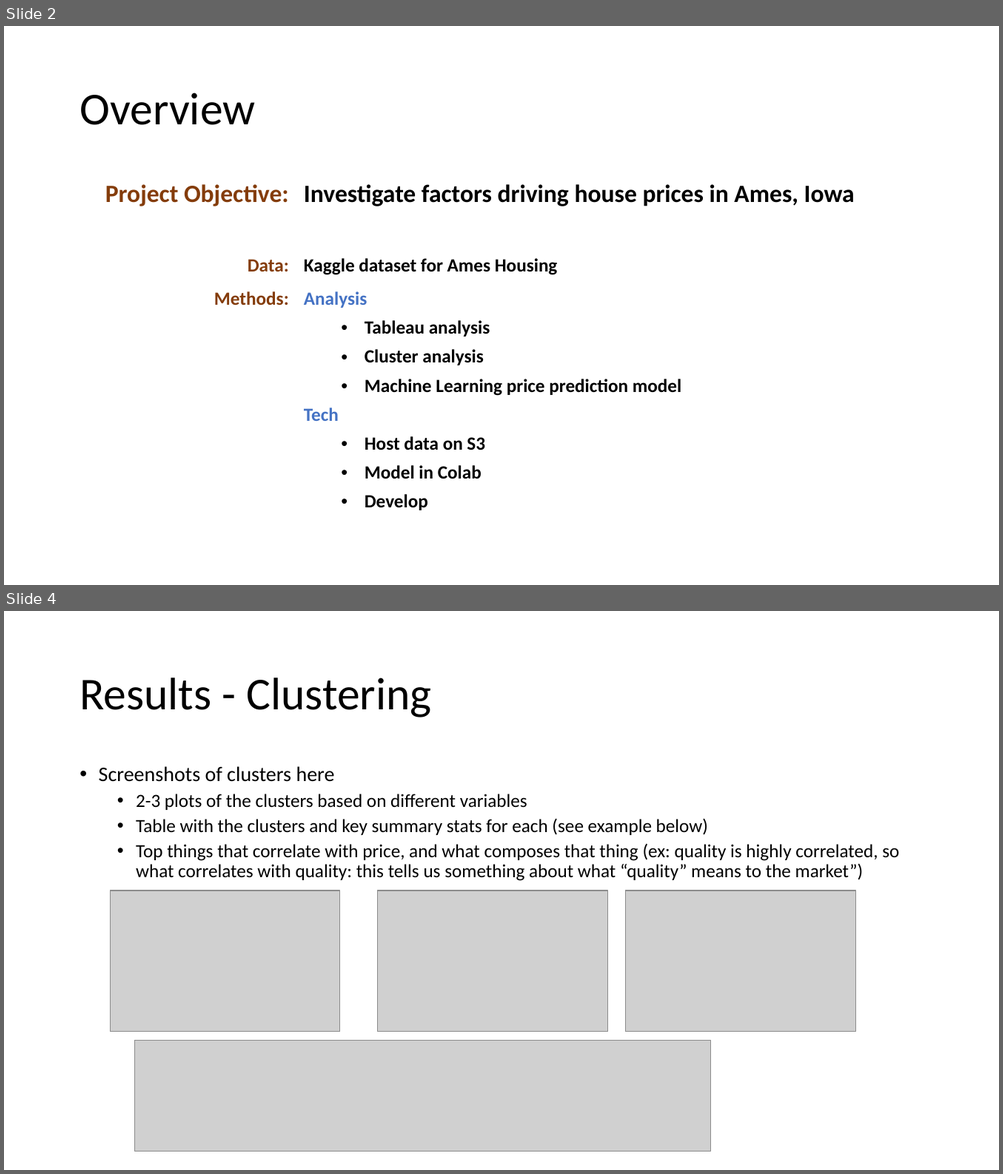
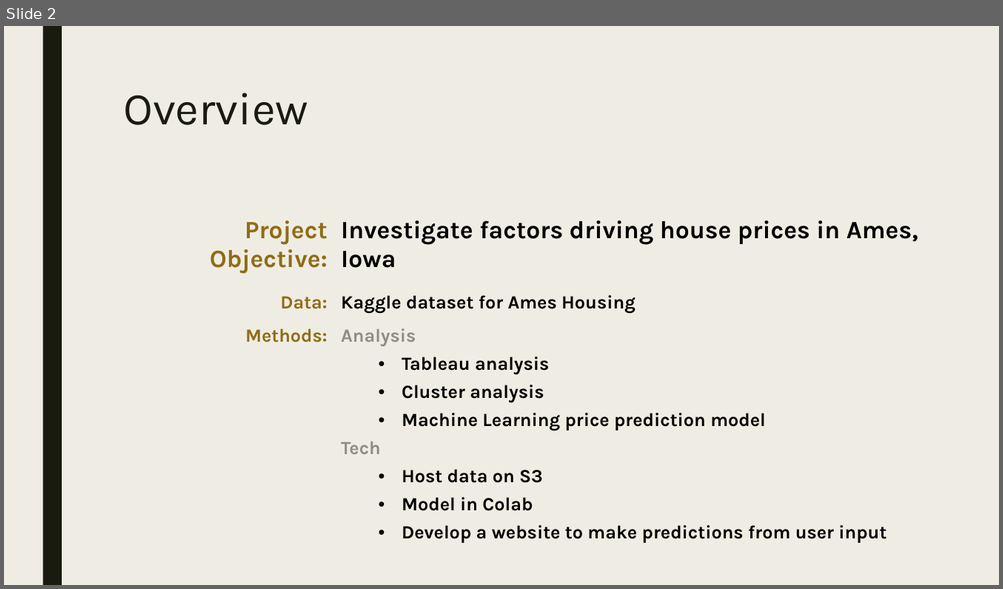
Before and after one commit to jessnguyen9/Ames-Housing-Machine-Learning-Project, a slide deck: Team Presentation.pptx. Shown one above the other, each under a label of ours: slides 2 and 4 before the commit, slide 2 after it; the slides between them are not shown. The pictures are 1003x1174 and 1003x589 pixels, drawn with LibreOffice and Linux fonts; fonts in the diff are those of the drawing; grey boxes stand for pictures. Boxes give left, top, right and bottom in pixels: in the first picture for what was removed or moved away, otherwise in the second. Text is boxed around its words. In the diff, an @@ line names an element or a change of style, - is before the commit and + after.

```diff
--- a/Team Presentation.pptx
+++ b/Team Presentation.pptx
@@ slide 4 removed at box(4, 611, 999, 1170), background #FFFFFF @@
@@ title removed at box(79, 678, 431, 718) @@
-Results - Clustering
@@ text removed at box(99, 766, 899, 881) @@
-• Screenshots of clusters here
-  • 2-3 plots of the clusters based on different variables
-  • Table with the clusters and key summary stats for each (see example below)
-  • Top things that correlate with price, and what composes that thing (ex: quality is highly correlated, so what correlates with quality: this tells us something about what “quality” means to the market”)
@@ picture removed at box(110, 891, 340, 1032) @@
@@ picture removed at box(378, 891, 608, 1032) @@
@@ picture removed at box(626, 891, 855, 1032) @@
@@ picture removed at box(134, 1041, 711, 1151) @@
@@ slide 2 changed as well @@
@@ background #FFFFFF to #EFEDE3 @@
@@ rectangle added at box(42, 26, 62, 585), fill #191B0E @@
@@ title "Overview": place and size @@
-title "Overview" at box(79, 93, 255, 125)
+title "Overview" at box(123, 93, 308, 125)
@@ title "Overview" at box(123, 93, 308, 125): font Calibri to Karla, text colour #000000 to #191B0E; line spacing 0.9 to 0.89; vertical alignment middle to top @@
@@ table at box(116, 212, 951, 578) @@
-row 3, column 2: Analysis / Tableau analysis / Cluster analysis / Machine Learning price prediction model / Tech / Host data on S3 / Model in Colab / Develop
+row 3, column 2: Analysis / Tableau analysis / Cluster analysis / Machine Learning price prediction model / Tech / Host data on S3 / Model in Colab / Develop a website to make predictions from user input
@@ font Calibri to Karla in "Project Objective:", "Investigate factors driving house prices in Ames, ...", "Data:", "Kaggle dataset for Ames Housing" and 1 more places @@
@@ text colour #843C0B to #906B18 in "Project Objective:", "Data:", "Methods:" @@
@@ borders changed @@
@@ table: place and size @@
-table at box(73, 175, 930, 541)
+table at box(116, 212, 951, 578)
```
Also in this commit, not shown: 3 other slides changed, 6 slides added, 1 other slide removed, 1 other file.
